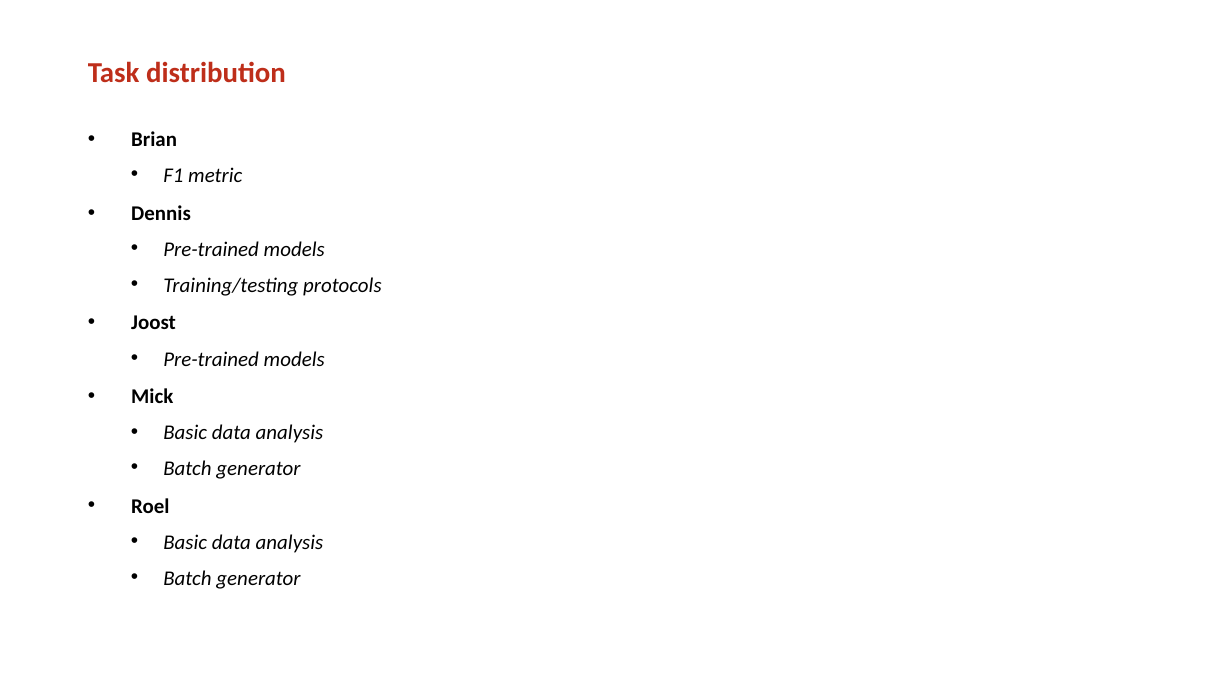
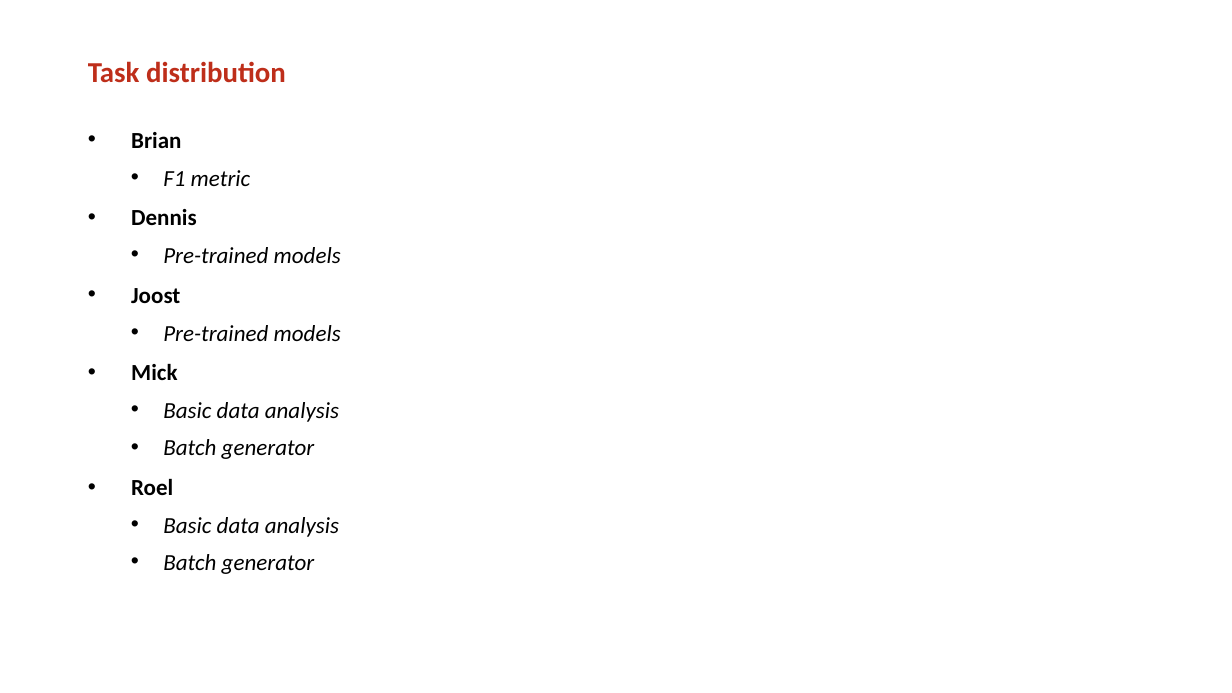
Before and after one commit to mickvanhulst/imaterialist_kaggle, a slide deck: slide 3 of presentation/presentation_1.pptx. Drawn at 1232x693 pixels with LibreOffice and Linux fonts; fonts in the diff are those of the drawing; background and template pictures are left out. Boxes give left, top, right and bottom in pixels: in the first picture for what was removed or moved away, otherwise in the second. Text is boxed around its words. In the diff, an @@ line names an element or a change of style, - is before the commit and + after.

```diff
--- a/presentation/presentation_1.pptx
+++ b/presentation/presentation_1.pptx
@@ text "Brian" at bbox=[131, 132, 341, 574]: size 23.2 to 25.5 pt @@
@@ text at bbox=[163, 277, 381, 296]: paragraph removed @@
-  • Training/testing protocols
```
Also in this commit, not shown: 1 other slide changed.
